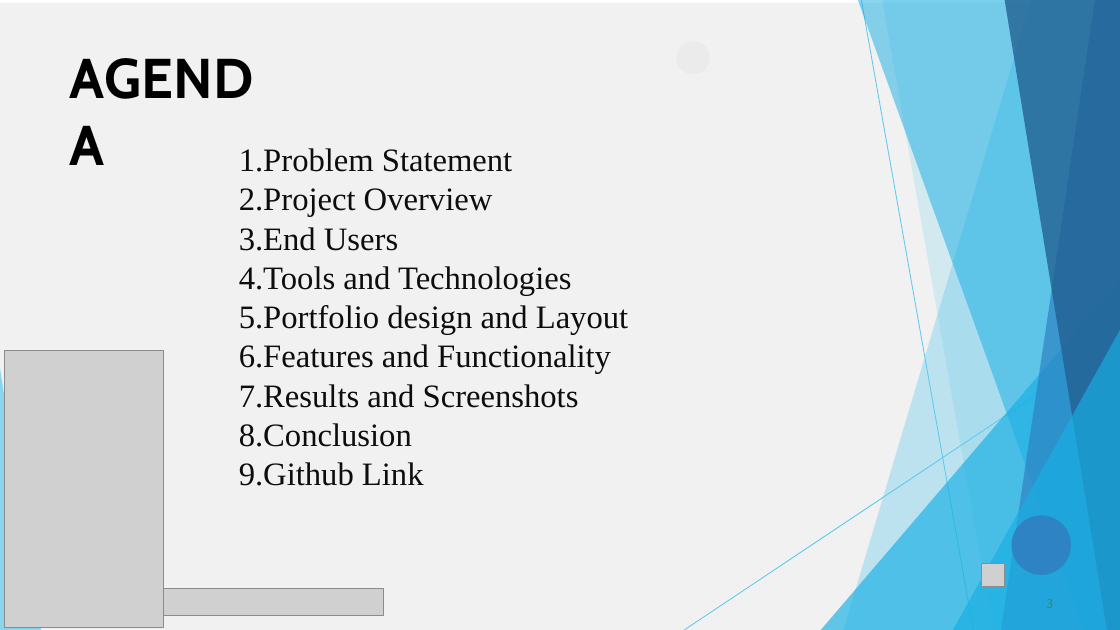
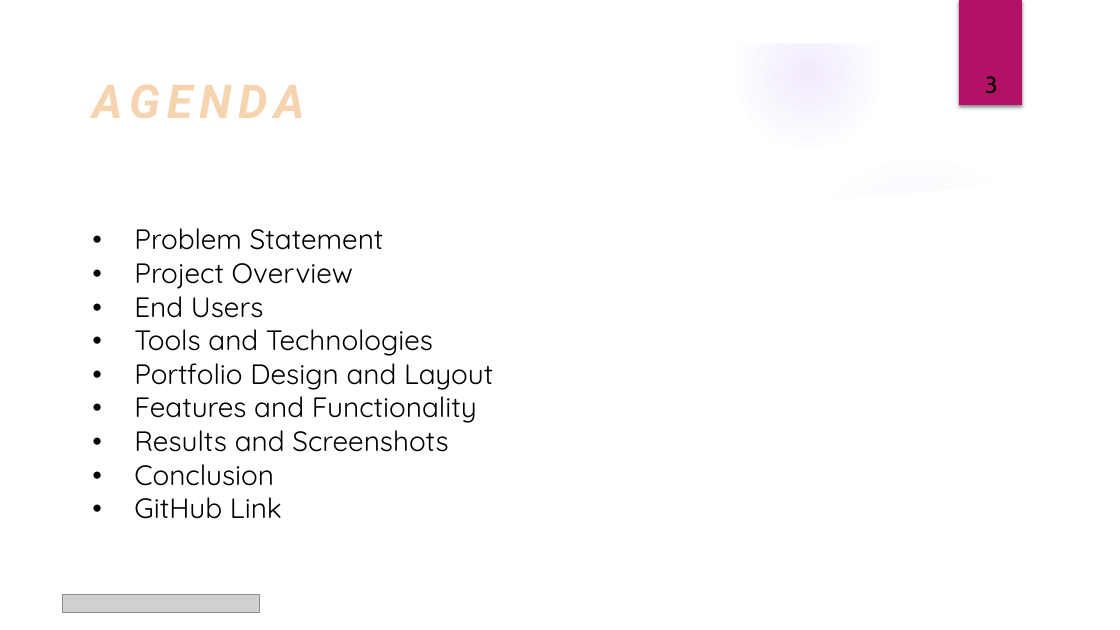
Before and after one commit to MAD-14/TNSDC-FWD-DP1, a slide deck: slide 3 of PPT FWD TNSDC 2025.pptx. Drawn at 1120x630 pixels with LibreOffice and Linux fonts; fonts in the diff are those of the drawing; grey boxes stand for pictures; background and template pictures are left out. Boxes give left, top, right and bottom in pixels: in the first picture for what was removed or moved away, otherwise in the second. Text is boxed around its words. In the diff, an @@ line names an element or a change of style, - is before the commit and + after.

```diff
--- a/PPT FWD TNSDC 2025.pptx
+++ b/PPT FWD TNSDC 2025.pptx
@@ freeform shape removed at (0, 3, 1120, 630) @@
@@ group added at (0, 0, 1120, 630): 5 ellipses, 3 freeform shapes @@
@@ rectangle added at (959, 0, 1022, 105), fill #B31166 @@
@@ title removed at (68, 41, 285, 111) @@
-AGENDA
@@ freeform shape removed at (676, 41, 710, 75) @@
@@ title added at (92, 84, 304, 118), 40 pt, text #F6D4B0, bold, italic @@
+AGENDA
@@ page number: place and size @@
-page number at (1046, 599, 1053, 608)
+page number at (985, 76, 998, 94)
@@ page number at (985, 76, 998, 94): size 11 to 20 pt, text colour #2D936B to #000000; alignment left to centre; vertical alignment top to bottom @@
@@ text at (134, 228, 493, 519): text changed; size 28 to 24 pt; font Times New Roman to Quicksand; text colour #0D0D0D to #000000 @@
-1. Problem Statement
-2. Project Overview
-3. End Users
-4. Tools and Technologies
-5. Portfolio design and Layout
-6. Features and Functionality
-7. Results and Screenshots
-8. Conclusion
-9. Github Link
+• Problem Statement
+• Project Overview
+• End Users
+• Tools and Technologies
+• Portfolio Design and Layout
+• Features and Functionality
+• Results and Screenshots
+• Conclusion
+• GitHub Link
@@ picture removed at (4, 351, 164, 628) @@
@@ group removed at (685, 0, 1120, 630): 9 freeform shapes @@
@@ freeform shape removed at (0, 369, 41, 630) @@
@@ freeform shape removed at (1012, 516, 1071, 576) @@
@@ picture removed at (982, 564, 1005, 586) @@
@@ picture removed at (43, 589, 383, 616) @@
@@ picture added at (62, 594, 259, 613) @@
```
Also in this commit, not shown: 1 other slide changed, 9 slides added, 9 slides removed.
